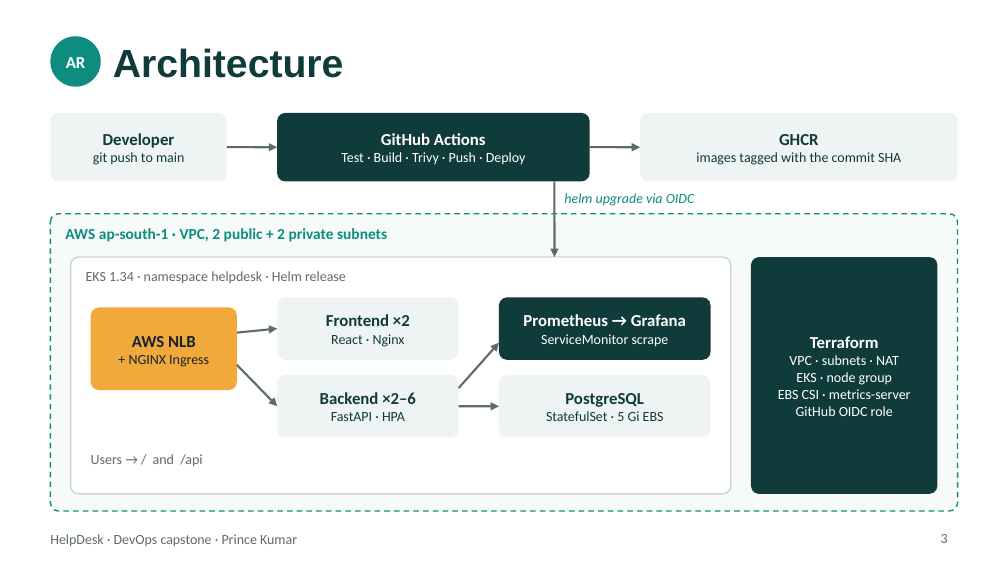
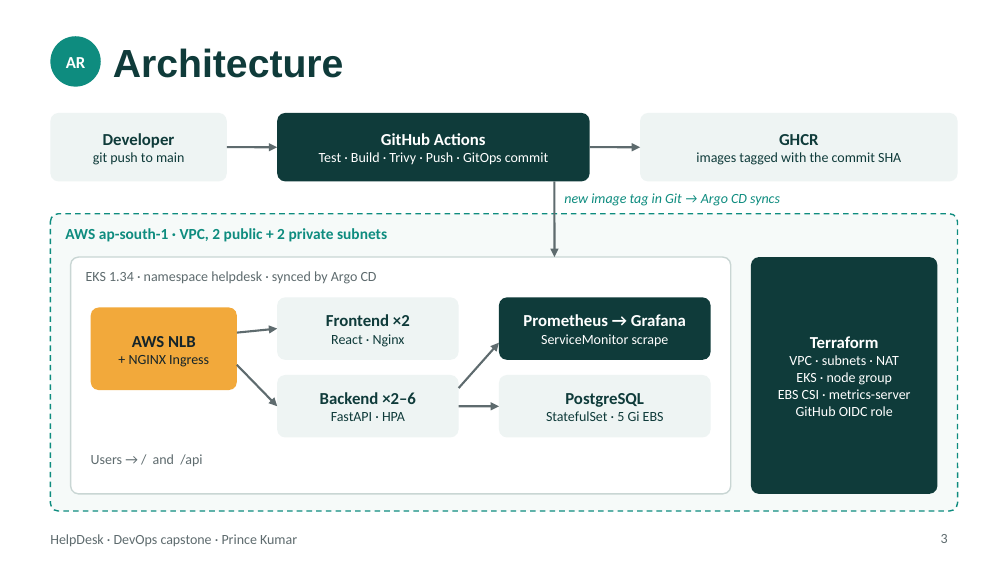
Before and after one commit to princekumar0509/Helpdesk, a slide deck: slide 3 of demo/HelpDesk-Presentation.pptx. Drawn at 1008x567 pixels with LibreOffice and Linux fonts; fonts in the diff are those of the drawing. Boxes give left, top, right and bottom in pixels: in the first picture for what was removed or moved away, otherwise in the second. Text is boxed around its words. In the diff, an @@ line names an element or a change of style, - is before the commit and + after.

Commit message:
docs(demo): show GitOps with Argo CD in the deck and evidence
Architecture and CI/CD slides now show the GitOps deploy, a new slide
covers Argo CD, and the closing slide links this repository.

```diff
--- a/demo/HelpDesk-Presentation.pptx
+++ b/demo/HelpDesk-Presentation.pptx
@@ text at bbox=[319, 152, 548, 165]: text changed @@
-Test · Build · Trivy · Push · Deploy
+Test · Build · Trivy · Push · GitOps commit
@@ text at bbox=[564, 193, 780, 206]: text changed @@
-helm upgrade via OIDC
+new image tag in Git → Argo CD syncs
@@ text at bbox=[86, 271, 377, 284]: text changed @@
-EKS 1.34 · namespace helpdesk · Helm release
+EKS 1.34 · namespace helpdesk · synced by Argo CD
```
Also in this commit, not shown: 3 other slides changed, 1 slide added, 3 other files.
